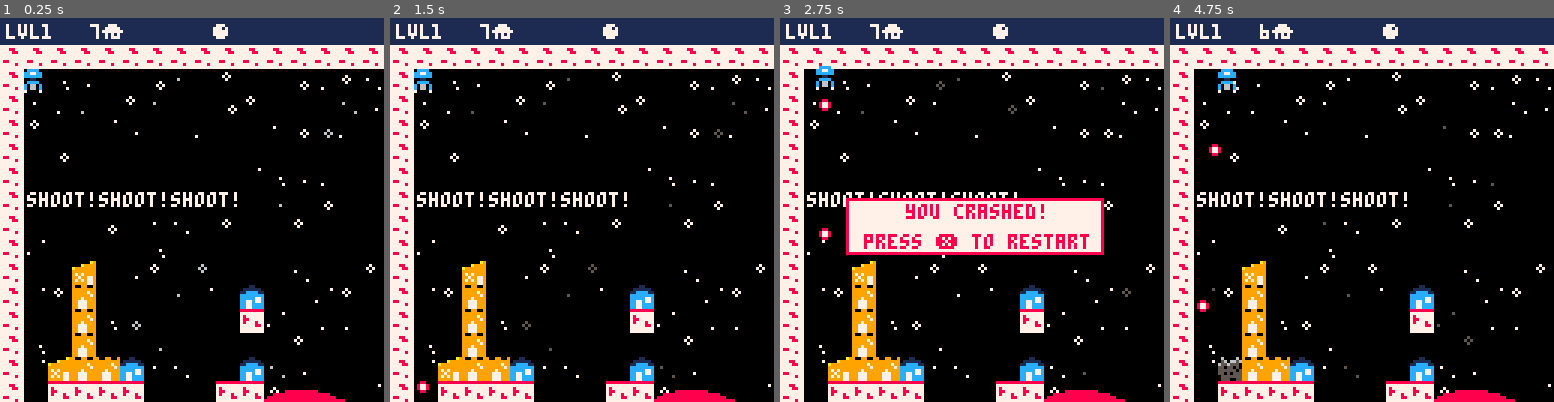
Above: before the commit, frames 1-4 (left to right).
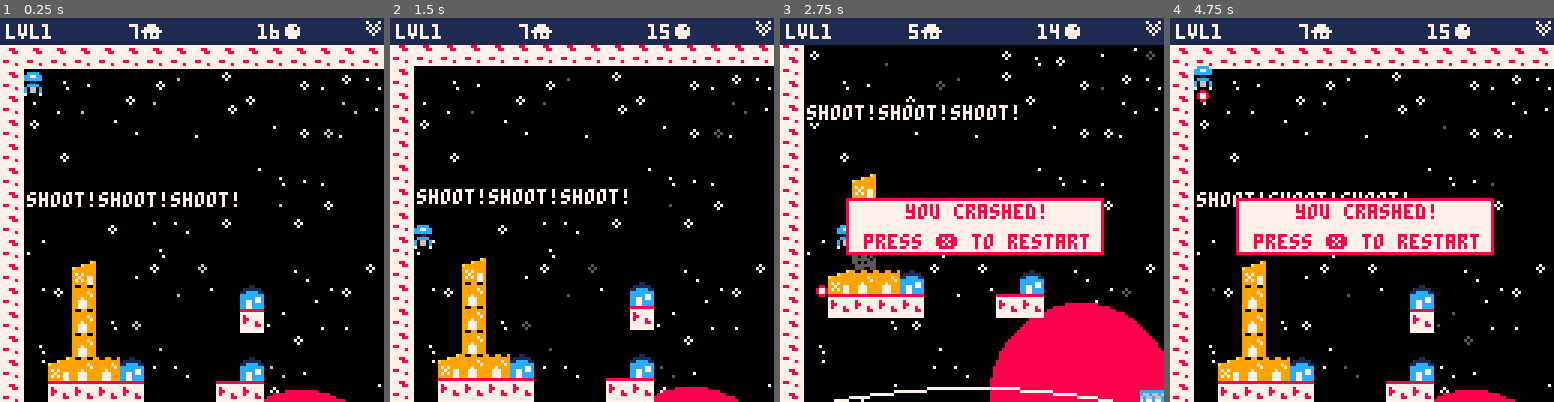
Above: after the commit, the same moments.

Repository: uvehj/Gun-Lander
Game: PICO-8 cartridge gunlander.p8
Same seed, same stepped clock (60 frames per second), same inputs: the game is played once before the commit and once after it.
Inputs:
- Up to frame 1 (0.25 s): no input
- Up to frame 2 (1.5 s): tap X (X key) at 0.33, 1.07 s; tap O (Z key) at 0.7 s
- Up to frame 3 (2.75 s): hold Right 1.6-2.1 s; tap O (Z key) at 1.7, 2.1, 2.5 s; tap X (X key) at 1.85 s; hold Up 2.15-2.42 s; hold Right from 2.47 s (still down)
- Up to frame 4 (4.75 s): tap O (Z key) every 0.4 s from 2.9 to 4.5 s; tap X (X key) at 2.97, 4.08 s; release Right at 3.03 s; hold Left 3.08-3.58 s; hold Down 3.63-3.97 s; hold Right 4.02-4.68 s; hold Up from 4.73 s (still down)

The runs differ from the first frame. In frame 1, 1.0% of the frame differs, in the area x 6-100%, y 0-21%; in frame 2, 7.4%; in frame 3, 26%, in the area x 0-100%, y 0-100%; in frame 4, 11%.

Commit message:
Ammo mechanics, 3 different gravity modes, UI
Created ammo mechanics, with optional ammo limit in a level
Added 2 more options for gravity. Changed call to create the level
Created UI elements for all the mechanics

Diff:
--- a/gunlander.p8
+++ b/gunlander.p8
@@ -2,7 +2,7 @@
 version 29
 __lua__
 --debug/config variables
-debug = true
+debug = false
 shotspeed = 3
 gravity = 4
 fps = 30
@@ -27,17 +27,24 @@
     init_background()
 end
 --build_level should only be called from load_level()
-function build_level(lvlnum,startx,starty,endx,endy,lgravity,shipstart,messages)
+function build_level(lvlnum,startx,starty,endx,endy,lgravity,shipstart,ammo,messages)
     --init level parameters
     level.number = lvlnum
     level.startx = startx
     level.starty = starty
     level.endx = endx
     level.endy = endy
-    level.gravity = lgravity
+    if lgravity == 0 then
+        level.gravity = gravity/2
+    elseif lgravity == 2 then
+        level.gravity = gravity*1.5
+    else
+        level.gravity = gravity
+    end
     level.messages = messages
     level.w = level.endx - level.startx + 1
     level.h = level.endy - level.starty + 1
+    level.ammo = {ammo[1],ammo[2],ammo[2]}
     level.fail = 0
     --init ship
     ship.crashed = 0
@@ -62,7 +69,10 @@
         x += 1
     end
 end
-function restore_enemies()
+function restore_level()
+    bullets = {}
+    level.ammo[3] = level.ammo[2]
+    level.numenemy = #level.enemylist
     for tile in all(level.enemylist) do
         mset(tile[1],tile[2],tile[3])
     end
@@ -159,9 +169,20 @@
     print("lvl",2,2,7)
     print(level.number,14,2,7)
     if #level.enemylist > 0 then
-        print(level.numenemy,30,2,7)
-        print("\138",30+(#tostr(level.numenemy)*4),2,7)
-        print("\134",70,2,7)
+        print(level.numenemy,43,2,7)
+        print("\138",43+(#tostr(level.numenemy)*4),2,7)
+
+    end
+    if level.ammo[1] == true then
+        print(level.ammo[3],86,2,7)
+        print("\134",86+(#tostr(level.ammo[3])*4),2,7)
+    end
+    spr(8,122,1)
+    if level.gravity >= gravity then
+        spr(8,122,3)
+        if level.gravity > gravity then
+        spr(8,122,5)
+        end
     end
 end
 function _draw()
@@ -199,7 +220,7 @@
         ship.crashed = 1
         level.fail = max(level.fail, 1)
         if (btnp(5)) then
-            restore_enemies()
+            restore_level()
             load_level(level.number,true)
         end
     end
@@ -218,7 +239,10 @@
         movey(ship,4)
     end
     if (btnp(4)) then
-        spawn_bullet(ship)
+        if (level.ammo[1] and level.ammo[3] > 0) or level.ammo[1] == false then
+            level.ammo[3] -= 1
+            spawn_bullet(ship)
+        end
     end
 end
 function update_ship()
@@ -230,8 +254,11 @@
         x = 30
     end
     if (btnp(4)) then
-        y = -80
-        spawn_bullet(ship)
+        if (level.ammo[1] and level.ammo[3] > 0) or level.ammo[1] == false then
+            level.ammo[3] -= 1
+            y = -80
+            spawn_bullet(ship)
+        end
     end
     update_speed_move(ship, x, y)
 
@@ -365,13 +392,13 @@
     end
 end
 --level info--
---build_level(lvlnum,startx,starty,endx,endy,lgravity,shipstart,restart,messages)
+--build_level(lvlnum,startx,starty,endx,endy,lgravity,shipstart{x,y},ammo{is limited,number},restart,messages)
 --l is level number, r is level restart (true of false)
 function load_level(l,restart)
     if l == 0 then
-        build_level(l,0,0,15,14,gravity,{0,0},{{"houston, we have a gun",2,8.2}})
+        build_level(l,0,0,15,14,1,{0,0},{false,0},{{"houston, we have a gun",2,8.2}})
     elseif l == 1 then
-        build_level(l,1,5,24,27,gravity,{2,6},{{"shoot!shoot!shoot!",1,6}})
+        build_level(l,1,5,24,27,1,{2,6},{true,16},{{"shoot!shoot!shoot!",1,6}})
     end
     if restart == false then
         init_background()
@@ -380,13 +407,13 @@
 end
 
 __gfx__
-0cccc00008800000c000000c777777778888888806000060877777777777777800000000cccccccc00011000000000a990099009000000000000000000000000
-cc77cc00877800000c0000c0777887777777777705606656888777777777787808000880c66c66c601111110000a999999999999000000000000000000000000
-cccccc00877800000cc00cc07777887778777777655655508778777777778778008088006c66c66c11cccc11a999999999999799000000000000000000000000
-00110000088000000cccccc07777777778877777550550508777767777777778000880007c77c77ccccccccc9999999999999979000000000000000000000000
-0cccc00000000000ccc77ccc77777777787778775555550587777777777777780088800077877777ccccc77c9797999999979999000000000000000000000000
-c0660c0000000000c0cccc0c78877777777778875505055587777877788877780080880077877787cc77c77c9979977999777999000000000000000000000000
-c0660c0000000000c001100c77777877777777770555555587788777777787780800000077787777cc77cccc9797977999777999000000000000000000000000
+0cccc00008800000c000000c777777778888888806000060877777777777777870007000cccccccc00011000000000a990099009000000000000000000000000
+cc77cc00877800000c0000c0777887777777777705606656888777777777787807070000c66c66c601111110000a999999999999000000000000000000000000
+cccccc00877800000cc00cc07777887778777777655655508778777777778778007000006c66c66c11cccc11a999999999999799000000000000000000000000
+00110000088000000cccccc07777777778877777550550508777767777777778000000007c77c77ccccccccc9999999999999979000000000000000000000000
+0cccc00000000000ccc77ccc77777777787778775555550587777777777777780000000077877777ccccc77c9797999999979999000000000000000000000000
+c0660c0000000000c0cccc0c78877777777778875505055587777877788877780000000077877787cc77c77c9979977999777999000000000000000000000000
+c0660c0000000000c001100c77777877777777770555555587788777777787780000000077787777cc77cccc9797977999777999000000000000000000000000
 7000070000000000c066660c77777777777777770555005587777777777777780000000077777777cc77cccc9999977999777999000000000000000000000000
 00000000000000000000000000000000000000000000000000000000000000000000000000000000000000000000000000000000000000000000000000000000
 00000000000000000000000000000070000000000000007000000000000000000000000000070000000000000000000000000000000000000000000000000000
